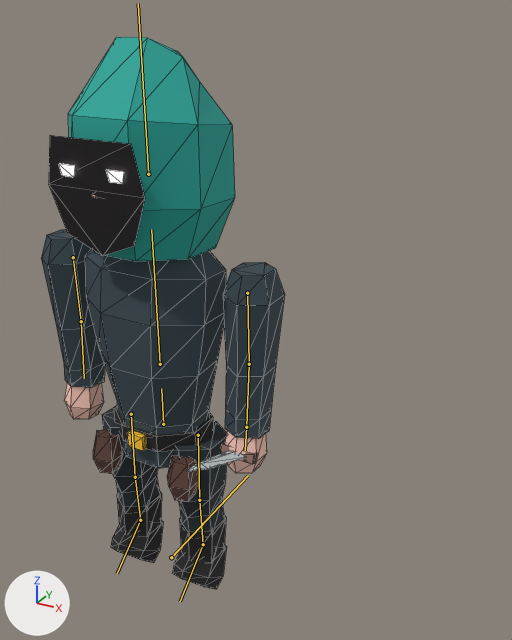
Two versions of the glTF model assets/models/thief.glb, one commit apart.
Both versions are drawn from a camera (50 mm lens) standing at (0.658, -0.86, 0.969) and looking at (-0.012, 0.359, 0.36). The lights are fixed; the arrows at lower left show +X, +Y and +Z. The first picture is the older version. The bones that change are drawn over the model as lines. Mesh edges are drawn as thin lines.

Objects in the first picture: 'arm_l_mesh', 'arm_r_mesh', 'body_mesh', 'head_mesh', 'leg_l_mesh', 'leg_r_mesh', 'weapon_mesh'.
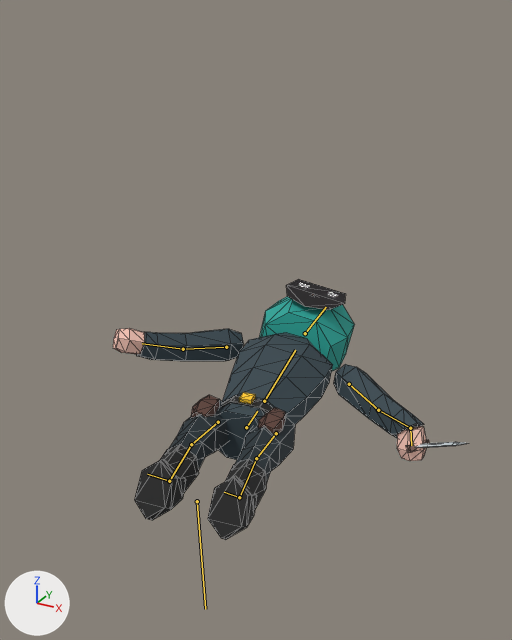
The newer file adds an action. The first version stands in its rest pose; the second is drawn at frame 20 of the action 'die'.

Pixel boxes [x1, y1, x2, y2] of what changed, in the pictures (512 x 640 px):
'head_mesh', posed
    before: [49, 37, 235, 261]
    after: [259, 279, 354, 372]
'body_mesh', posed
    before: [85, 249, 226, 502]
    after: [191, 332, 333, 460]
'arm_r_mesh', posed (51% wider, 54% shorter)
    before: [223, 262, 285, 473]
    after: [333, 364, 427, 461]
'arm_l_mesh', posed (103% wider, 82% shorter)
    before: [41, 229, 105, 419]
    after: [113, 328, 244, 361]
'leg_r_mesh', posed
    before: [173, 421, 227, 589]
    after: [208, 417, 295, 540]
'leg_l_mesh', posed (53% wider, 22% shorter)
    before: [102, 407, 163, 563]
    after: [134, 399, 228, 520]
'weapon_mesh', posed
    before: [187, 443, 258, 472]
    after: [406, 440, 467, 452]
bone 'root', root to tip
    before: (171, 557) to (248, 475)
    after: (197, 501) to (205, 609)
bone 'hips', root to tip
    before: (163, 424) to (161, 388)
    after: (246, 427) to (257, 411)
bone 'chest', root to tip
    before: (160, 364) to (151, 229)
    after: (264, 401) to (295, 350)
bone 'head', root to tip
    before: (148, 174) to (138, 3)
    after: (305, 333) to (326, 307)
bone 'upper_arm_l', root to tip
    before: (73, 257) to (81, 321)
    after: (226, 347) to (183, 349)
bone 'forearm_l', root to tip
    before: (81, 321) to (84, 378)
    after: (183, 349) to (142, 343)
bone 'upper_arm_r', root to tip
    before: (247, 293) to (249, 364)
    after: (349, 384) to (378, 410)
bone 'forearm_r', root to tip
    before: (249, 364) to (246, 427)
    after: (378, 410) to (410, 428)
bone 'hand_r', root to tip
    before: (246, 427) to (245, 450)
    after: (410, 428) to (411, 445)
bone 'thigh_l', root to tip
    before: (131, 414) to (135, 477)
    after: (218, 422) to (191, 444)
bone 'shin_l', root to tip
    before: (135, 477) to (140, 520)
    after: (191, 444) to (169, 481)
bone 'foot_l', root to tip
    before: (140, 520) to (117, 573)
    after: (169, 481) to (147, 474)
bone 'thigh_r', root to tip
    before: (198, 435) to (199, 500)
    after: (276, 433) to (256, 458)
bone 'shin_r', root to tip
    before: (199, 500) to (203, 544)
    after: (256, 458) to (239, 497)
bone 'foot_r', root to tip
    before: (203, 544) to (180, 601)
    after: (239, 497) to (224, 492)

What changed in the scene script:
```text
Change bone_root:
    where bone_root = bpy.data.objects['rig'].pose.bones['root']
    bone_root.location: (0.0, 0.0, 0.0) -> (0.0, 0.094, 0.069)
    bone_root.rotation_quaternion: (1.0, 0.0, 0.0, 0.0) -> (0.724, -0.686, -0.05, 0.047)  # degrees (0, 0, 0) -> degrees (-87, 0, 8)
Change bone_hips:
    where bone_hips = bpy.data.objects['rig'].pose.bones['hips']  # child of 'root'
    bone_hips.location: (0.0, 0.0, 0.0) -> (0.0, -0.032, 0.0)
Change bone_chest:
    where bone_chest = bpy.data.objects['rig'].pose.bones['chest']  # child of 'hips'
    bone_chest.rotation_quaternion: (1.0, 0.0, 0.0, 0.0) -> (0.996, 0.044, 0.075, -0.003)  # degrees (0, 0, 0) -> degrees (5, 9, 0)
Change bone_head:
    where bone_head = bpy.data.objects['rig'].pose.bones['head']  # child of 'chest'
    bone_head.rotation_quaternion: (1.0, 0.0, 0.0, 0.0) -> (0.995, -0.097, 0.022, 0.002)  # degrees (0, 0, 0) -> degrees (-11, 3, 0)
Change bone_upper_arm_l:
    where bone_upper_arm_l = bpy.data.objects['rig'].pose.bones['upper_arm_l']  # child of 'chest'
    bone_upper_arm_l.rotation_quaternion: (1.0, 0.0, 0.0, 0.0) -> (0.898, -0.07, 0.045, 0.432)  # degrees (0, 0, 0) -> degrees (-5, 8, 51)
Change bone_forearm_l:
    where bone_forearm_l = bpy.data.objects['rig'].pose.bones['forearm_l']  # child of 'upper_arm_l'
    bone_forearm_l.rotation_quaternion: (1.0, 0.0, 0.0, 0.0) -> (0.999, -0.053, 0.0, 0.0)  # degrees (0, 0, 0) -> degrees (-6, 0, 0)
Change bone_upper_arm_r:
    where bone_upper_arm_r = bpy.data.objects['rig'].pose.bones['upper_arm_r']  # child of 'chest'
    bone_upper_arm_r.rotation_quaternion: (1.0, 0.0, 0.0, 0.0) -> (0.898, -0.07, -0.045, -0.432)  # degrees (0, 0, 0) -> degrees (-5, -8, -51)
Change bone_forearm_r:
    where bone_forearm_r = bpy.data.objects['rig'].pose.bones['forearm_r']  # child of 'upper_arm_r'
    bone_forearm_r.rotation_quaternion: (1.0, 0.0, 0.0, 0.0) -> (0.999, -0.053, 0.0, 0.0)  # degrees (0, 0, 0) -> degrees (-6, 0, 0)
Change bone_hand_r:
    where bone_hand_r = bpy.data.objects['rig'].pose.bones['hand_r']  # child of 'forearm_r'
    bone_hand_r.rotation_quaternion: (1.0, 0.0, 0.0, 0.0) -> (0.765, 0.644, 0.0, 0.0)  # degrees (0, 0, 0) -> degrees (80, 0, 0)
Change bone_thigh_l:
    where bone_thigh_l = bpy.data.objects['rig'].pose.bones['thigh_l']  # child of 'hips'
    bone_thigh_l.rotation_quaternion: (1.0, 0.0, 0.0, 0.0) -> (0.996, -0.089, 0.001, 0.013)  # degrees (0, 0, 0) -> degrees (-10, 0, 1)
Change bone_shin_l:
    where bone_shin_l = bpy.data.objects['rig'].pose.bones['shin_l']  # child of 'thigh_l'
    bone_shin_l.rotation_quaternion: (1.0, 0.0, 0.0, 0.0) -> (0.987, 0.161, 0.0, 0.0)  # degrees (0, 0, 0) -> degrees (19, 0, 0)
Change bone_foot_l:
    where bone_foot_l = bpy.data.objects['rig'].pose.bones['foot_l']  # child of 'shin_l'
    bone_foot_l.rotation_quaternion: (1.0, 0.0, 0.0, 0.0) -> (0.999, -0.032, 0.0, 0.0)  # degrees (0, 0, 0) -> degrees (-4, 0, 0)
Change bone_thigh_r:
    where bone_thigh_r = bpy.data.objects['rig'].pose.bones['thigh_r']  # child of 'hips'
    bone_thigh_r.rotation_quaternion: (1.0, 0.0, 0.0, 0.0) -> (0.996, -0.089, -0.001, -0.013)  # degrees (0, 0, 0) -> degrees (-10, 0, -1)
Change bone_shin_r:
    where bone_shin_r = bpy.data.objects['rig'].pose.bones['shin_r']  # child of 'thigh_r'
    bone_shin_r.rotation_quaternion: (1.0, 0.0, 0.0, 0.0) -> (0.987, 0.161, 0.0, 0.0)  # degrees (0, 0, 0) -> degrees (19, 0, 0)
Change bone_foot_r:
    where bone_foot_r = bpy.data.objects['rig'].pose.bones['foot_r']  # child of 'shin_r'
    bone_foot_r.rotation_quaternion: (1.0, 0.0, 0.0, 0.0) -> (0.999, -0.032, 0.0, 0.0)  # degrees (0, 0, 0) -> degrees (-4, 0, 0)
```
